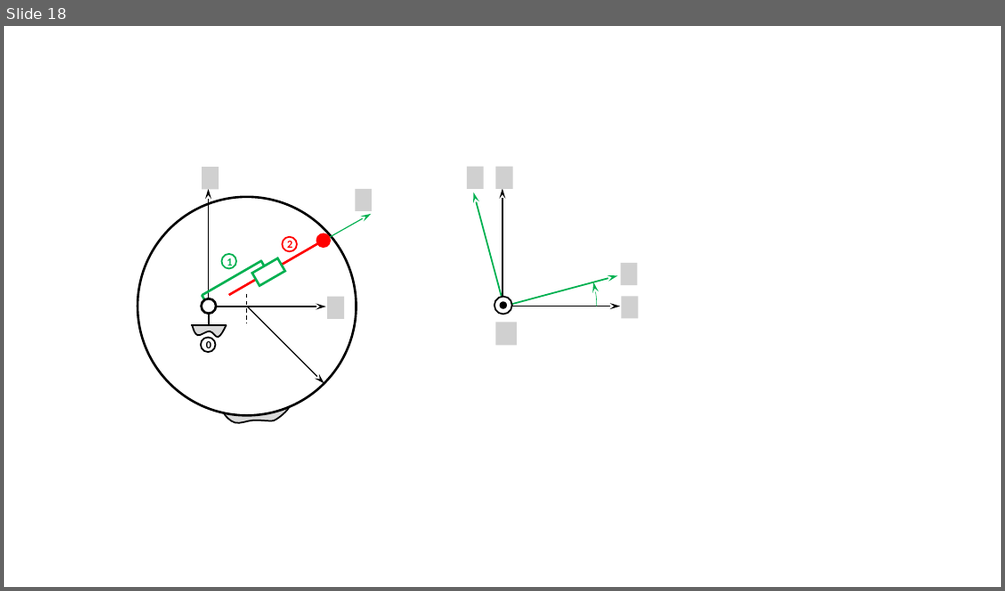
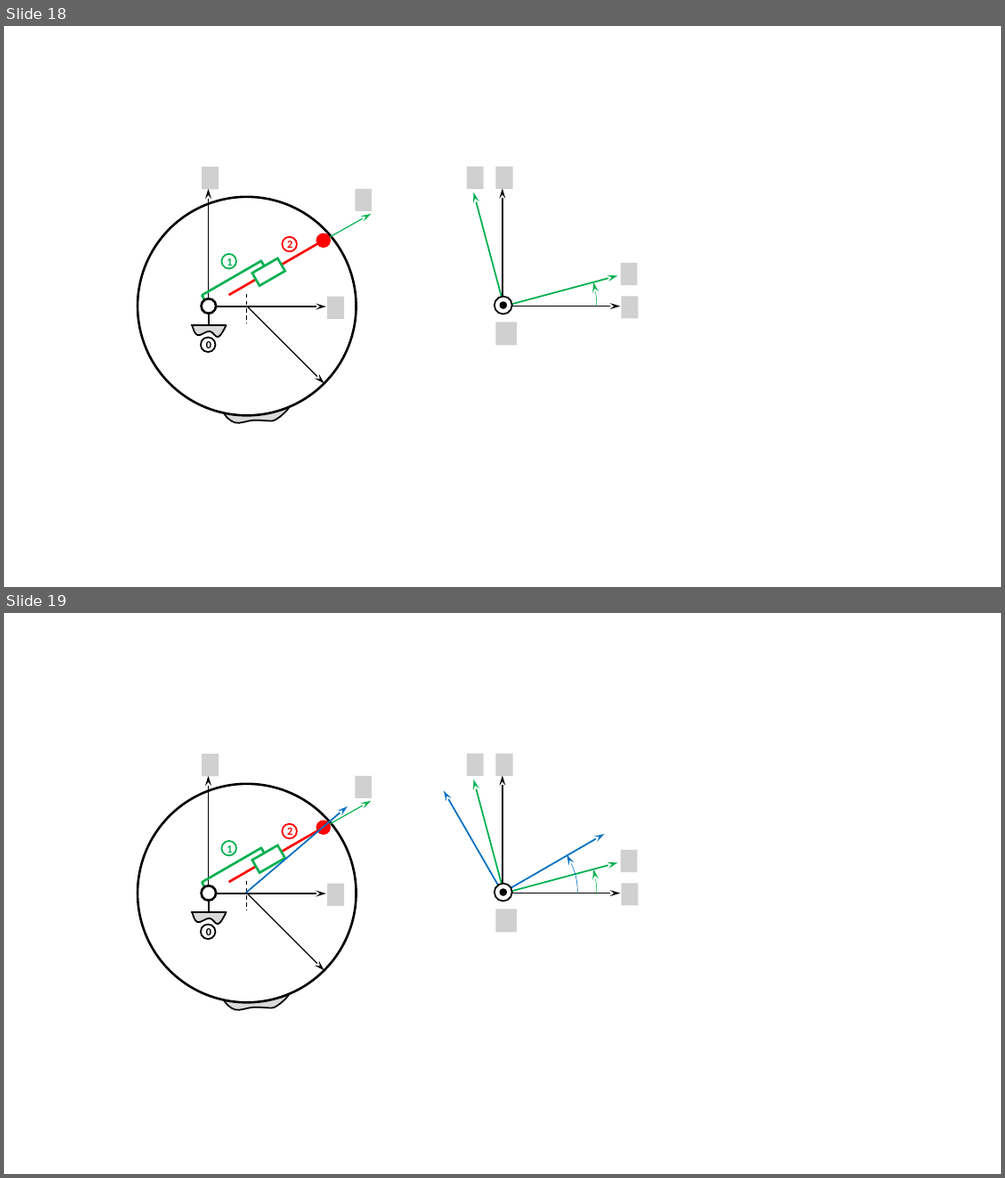
Before and after one commit to xpessoles/ExercicesCompetences, a slide deck: MecanismesDeBase/Figures.pptx. Shown one above the other, each under a label of ours: slide 18 before the commit, slides 18 and 19 after it. The pictures are 1005x591 and 1005x1178 pixels, drawn with LibreOffice and Linux fonts; fonts in the diff are those of the drawing; grey boxes stand for pictures; background and template pictures are left out. Boxes give left, top, right and bottom in pixels: in the first picture for what was removed or moved away, otherwise in the second. Text is boxed around its words. In the diff, an @@ line names an element or a change of style, - is before the commit and + after.

```diff
--- a/MecanismesDeBase/Figures.pptx
+++ b/MecanismesDeBase/Figures.pptx
@@ slide 19 added at box(4, 613, 1001, 1174), background #FFFFFF @@
@@ picture added at box(202, 754, 218, 776) @@
@@ picture added at box(467, 754, 484, 776) @@
@@ picture added at box(496, 754, 513, 776) @@
@@ ellipse added at box(138, 784, 356, 1002), fill #FFFFFF, outline #000000 2.25 pt @@
@@ arrow added from (208, 893) to (208, 776), #000000 1 pt @@
@@ picture added at box(356, 776, 372, 798) @@
@@ arc (boxed as its full ellipse) added at box(409, 799, 597, 988), outline #00B050 0.5 pt @@
@@ arrow added from (502, 892) to (444, 791), #0070C0 1.5 pt @@
@@ arrow added from (504, 893) to (474, 779), #00B050 1.5 pt @@
@@ arrow added from (502, 893) to (502, 775), #000000 1.5 pt @@
@@ arrow added from (246, 892) to (348, 806), #0070C0 1.5 pt @@
@@ ellipse added at box(283, 824, 297, 839), outline #FF0000 1.5 pt, 10.5 pt, text #FF0000, bold @@
+2
@@ arc (boxed as its full ellipse) added at box(429, 819, 577, 968), outline #0070C0 0.5 pt @@
@@ ellipse added at box(222, 841, 236, 856), outline #00B050 1.5 pt, 10.5 pt, text #00B050, bold @@
+1
@@ group added at box(202, 801, 372, 893): 4 lines, 1 arrow, 1 ellipse, 1 rectangle @@
@@ arrow added from (502, 892) to (605, 834), #0070C0 1.5 pt @@
@@ picture added at box(621, 850, 638, 873) @@
@@ arrow added from (504, 893) to (618, 863), #00B050 1.5 pt @@
@@ ellipse added at box(202, 886, 217, 900), fill #FFFFFF, outline #000000 2.25 pt @@
@@ arrow added from (208, 893) to (326, 893), #000000 1 pt @@
@@ line added from (209, 900) to (209, 912), #000000 2.25 pt @@
@@ line added from (247, 881) to (247, 910), #000000 1 pt dashed @@
@@ arrow added from (247, 893) to (324, 971), #000000 1 pt @@
@@ picture added at box(327, 884, 344, 906) @@
@@ ellipse added at box(494, 883, 512, 900), fill #FFFFFF, outline #000000 1.5 pt @@
@@ ellipse added at box(501, 889, 507, 895), fill #000000, outline #000000 1.5 pt @@
@@ arrow added from (502, 893) to (620, 893), #000000 1.5 pt @@
@@ picture added at box(622, 883, 639, 906) @@
@@ line added from (226, 912) to (191, 912), #000000 2.25 pt @@
@@ freeform shape added at box(193, 912, 226, 925), fill #D9D9D9, outline #000000 1.5 pt @@
@@ ellipse added at box(201, 925, 216, 939), outline #000000 1.5 pt, 10.5 pt, text #000000, bold @@
+0
@@ picture added at box(496, 909, 517, 933) @@
@@ freeform shape added at box(223, 995, 289, 1010), fill #D9D9D9, outline #000000 1.5 pt @@
```
Also in this commit, not shown: 1 other slide added, 9 other files.
